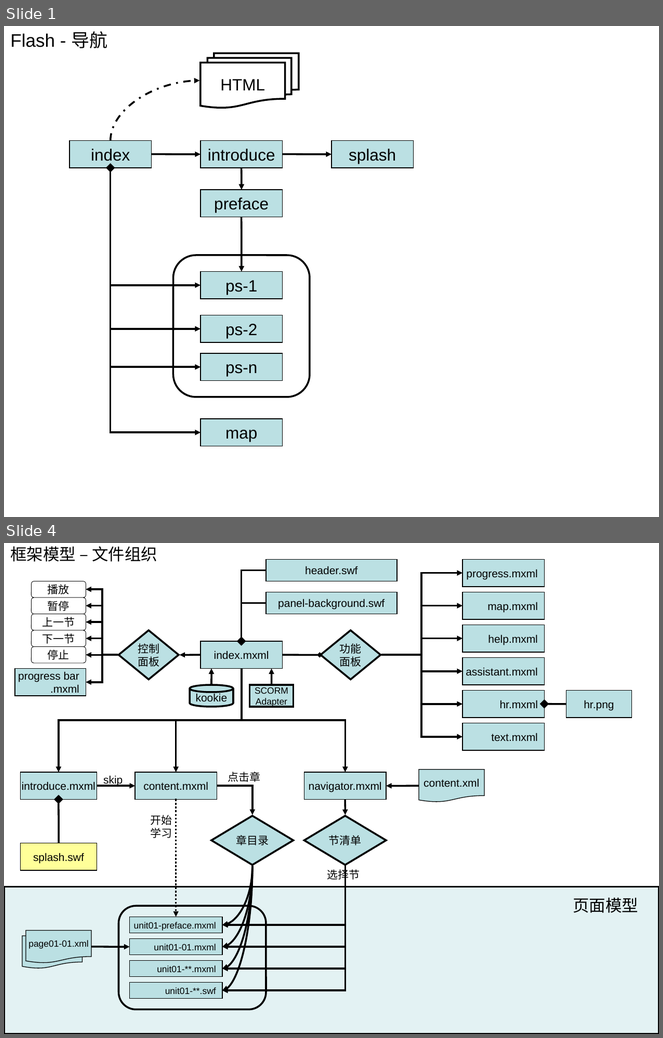
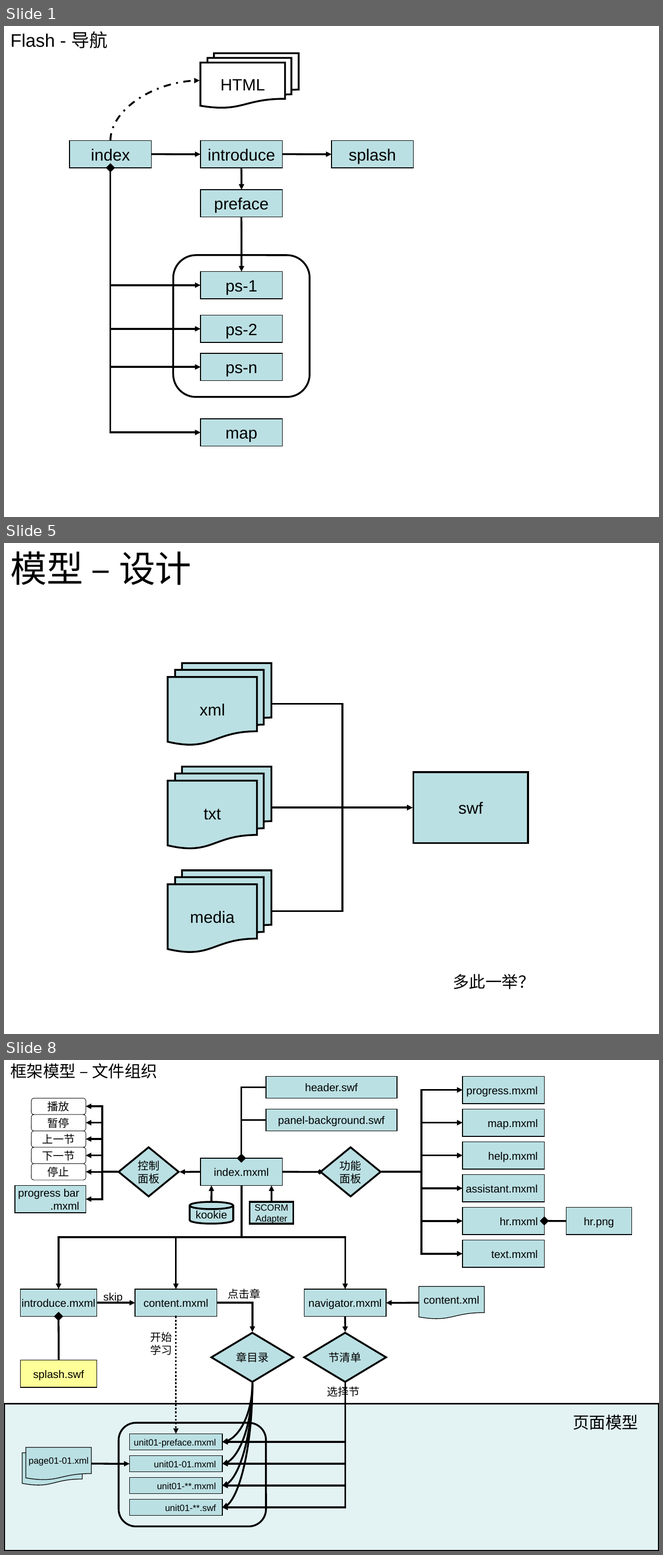
Before and after one commit to myedlt/myflash, a slide deck: docu/CWArch/课件模型设计[嘉实].ppt. Shown one above the other, each under a label of ours: slides 1 and 4 before the commit, slides 1, 5 and 8 after it; the slides between them are not shown. The pictures are 663x1038 and 663x1555 pixels, drawn with LibreOffice and Linux fonts; fonts in the diff are those of the drawing. Boxes give left, top, right and bottom in pixels: in the first picture for what was removed or moved away, otherwise in the second. Text is boxed around its words. In the diff, an @@ line names an element or a change of style, - is before the commit and + after.

```diff
--- a/docu/CWArch/课件模型设计[嘉实].ppt
+++ b/docu/CWArch/课件模型设计[嘉实].ppt
@@ slide 5 added at <box>4,543,659,1034</box>, background #FFFFFF @@
@@ title added at <box>10,551,192,585</box>, 40 pt, text #000000 @@
+模型 – 设计
@@ flow chart multidocument added at <box>168,663,271,745</box>, fill #BBE0E3, outline #000000 2.01 pt, 18 pt, text #000000 @@
+xml
@@ elbow arrow added from (273, 704) to (413, 808), #000000 2.01 pt @@
@@ flow chart multidocument added at <box>168,767,271,849</box>, fill #BBE0E3, outline #000000 2.01 pt, 18 pt, text #000000 @@
+txt
@@ rectangle added at <box>414,772,528,843</box>, fill #BBE0E3, outline #000000 2.01 pt, 18 pt, text #000000 @@
+swf
@@ elbow arrow added from (273, 808) to (413, 808), #000000 2.01 pt @@
@@ elbow arrow added from (273, 912) to (413, 808), #000000 2.01 pt @@
@@ flow chart multidocument added at <box>168,871,271,953</box>, fill #BBE0E3, outline #000000 2.01 pt, 18 pt, text #000000 @@
+media
@@ text added at <box>453,974,534,990</box>, 18 pt, text #000000 @@
+多此一举？
@@ what was slide 4 is now slide 8 @@
```
Also in this commit, not shown: 2 slides changed, 3 other slides added, 2 other files.
